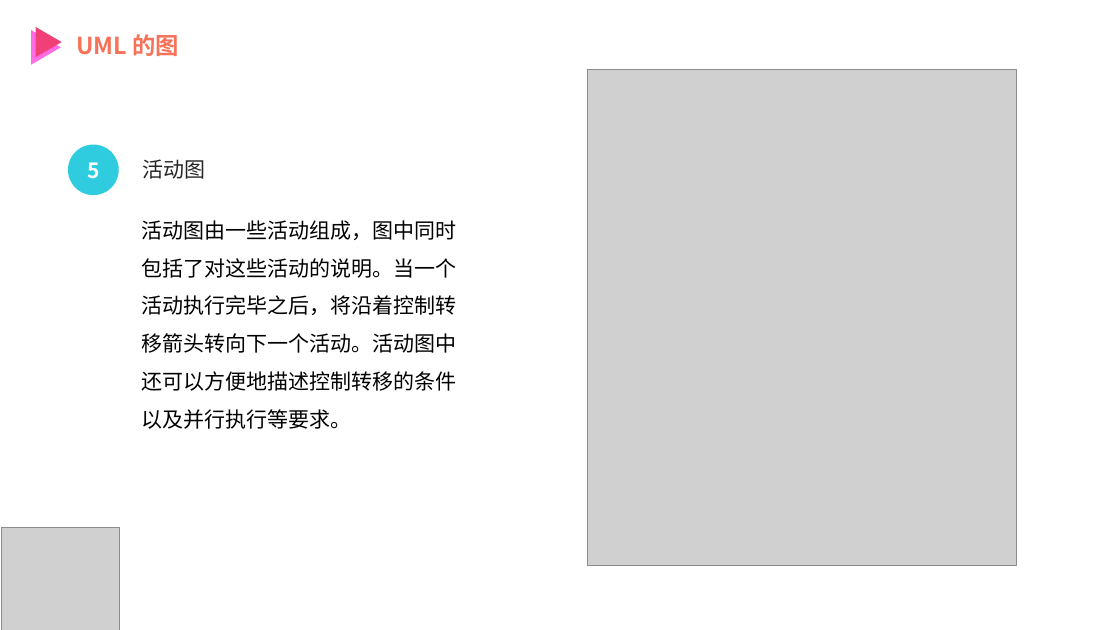
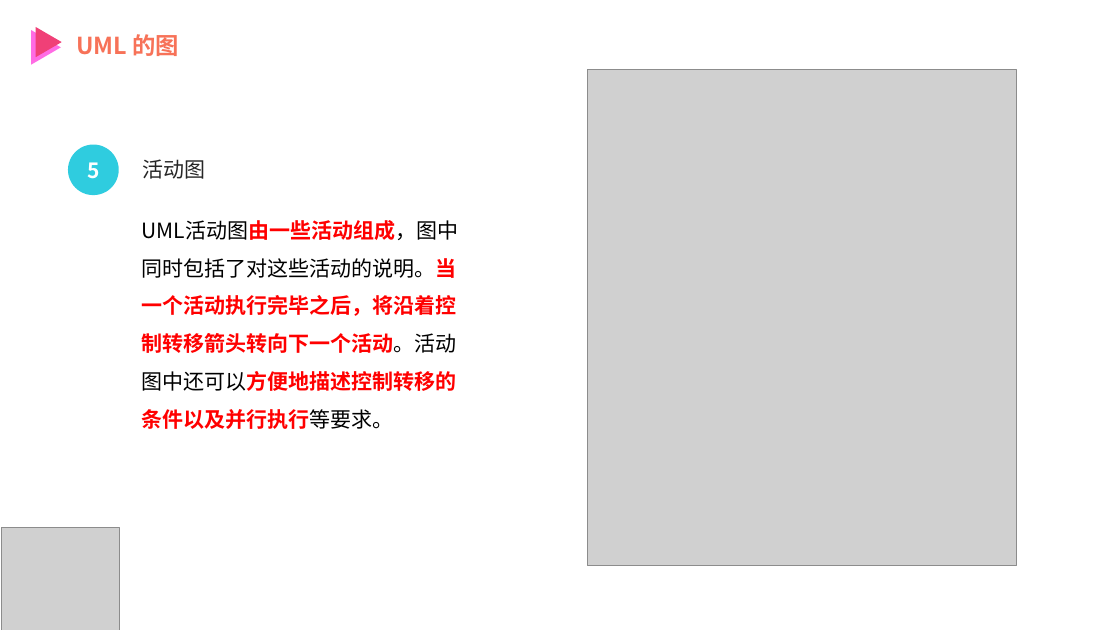
Before and after one commit to MrBlackry/SE-Education-Assistant-System, a slide deck: slide 40 of 非受控文档/陈铭阳/PRD2018-G12-UML概述PPT.pptx. Drawn at 1120x630 pixels with LibreOffice and Linux fonts; fonts in the diff are those of the drawing; grey boxes stand for pictures. Boxes give left, top, right and bottom in pixels: in the first picture for what was removed or moved away, otherwise in the second. Text is boxed around its words. In the diff, an @@ line names an element or a change of style, - is before the commit and + after.

```diff
--- a/非受控文档/陈铭阳/PRD2018-G12-UML概述PPT.pptx
+++ b/非受控文档/陈铭阳/PRD2018-G12-UML概述PPT.pptx
@@ text at box(142, 220, 459, 429): text changed; text colour #000000 to #FF0000; bold on @@
-活动图由一些活动组成，图中同时包括了对这些活动的说明。当一个活动执行完毕之后，将沿着控制转移箭头转向下一个活动。活动图中还可以方便地描述控制转移的条件以及并行执行等要求。
+UML活动图由一些活动组成，图中同时包括了对这些活动的说明。当一个活动执行完毕之后，将沿着控制转移箭头转向下一个活动。活动图中还可以方便地描述控制转移的条件以及并行执行等要求。
```
Also in this commit, not shown: 31 other slides changed.
